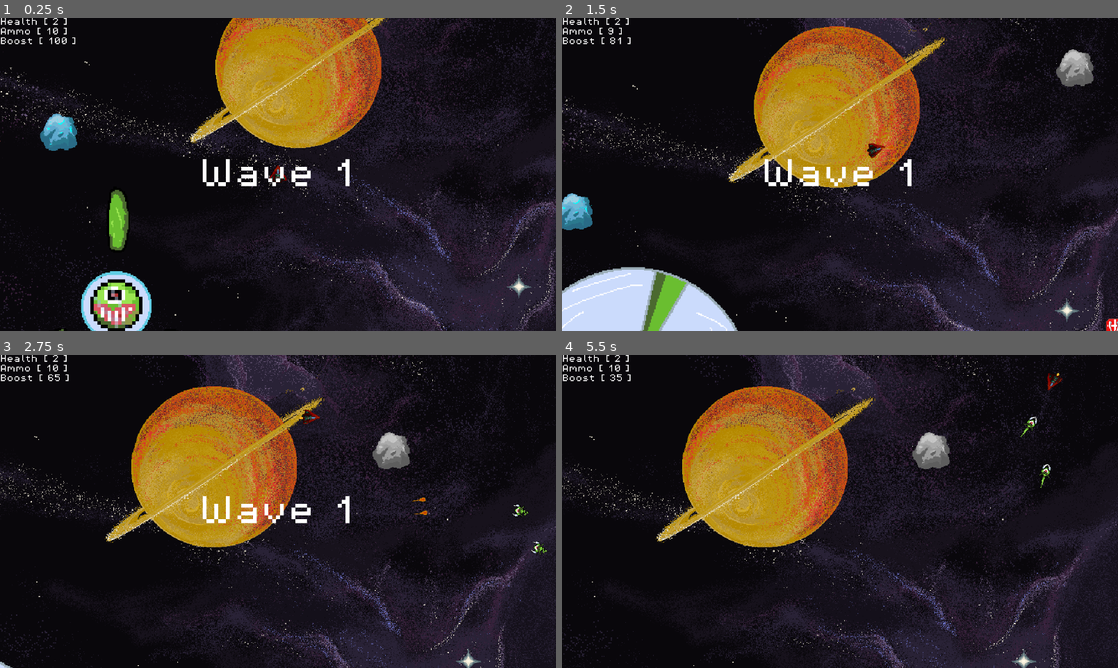
Above: before the commit, frames 1-4 (two rows, left to right).
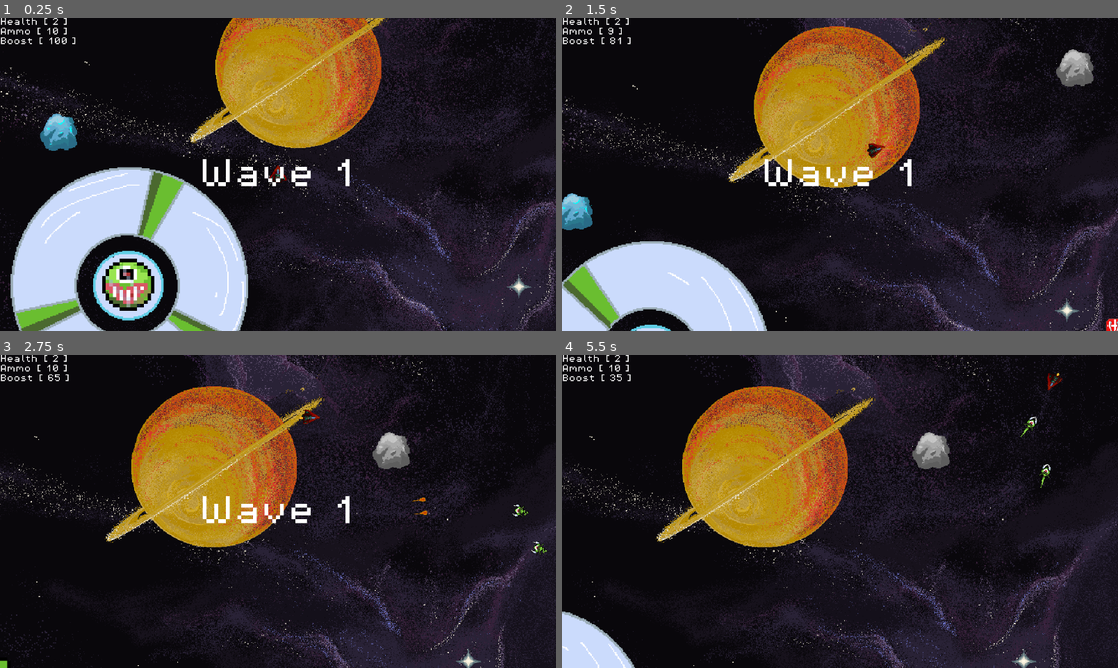
Above: after the commit, the same moments.

Repository: rylanharwood2/Adrift
Game: Godot game, scene res://scenes/game.tscn
Two runs of this game, one before a commit and one after it. Both use one fixed random seed, a clock stepped at 60 frames per second and the inputs below.
Inputs:
- Up to frame 1 (0.25 s): no input
- Up to frame 2 (1.5 s): hold D (move_right) 0.53-1.28 s; hold Alt (boost) 0.53-1.28 s; hold Left (move_left) from 1.28 s (still down); tap Space (shoot) at 1.35 s
- Up to frame 3 (2.75 s): release Left (move_left) at 2.03 s; hold D (move_right) from 2.03 s (still down); hold Alt (boost) from 2.03 s (still down)
- Up to frame 4 (5.5 s): release D (move_right) at 2.78 s; release Alt (boost) at 2.78 s; hold W (move_up) 2.78-3.53 s; tap Space (shoot) at 2.85, 4.35 s; hold Alt (boost) 3.53-4.28 s; hold Left (move_left) from 3.53 s (still down); hold Alt (boost) from 5.03 s (still down)

The runs differ from the first frame. In frame 1, 17% of the frame differs, in the area x 1-45%, y 47-100%; in frame 2, 6.0%; in frame 3, less than 0.1%; in frame 4, 1.6%.

Commit message:
adding boss hitboxes and movement

Diff:
--- a/scenes/game.tscn
+++ b/scenes/game.tscn
@@ -132,7 +132,7 @@
 [node name="gray_asteroid" parent="." instance=ExtResource("9_bkh4i")]
 position = Vector2(486, -321)
 
-[node name="Node2D" parent="." instance=ExtResource("13_kvuet")]
-position = Vector2(-288, 206)
+[node name="helheim" parent="." instance=ExtResource("13_kvuet")]
+position = Vector2(-270, 172)
 
 [connection signal="start_game" from="HUD" to="." method="new_game"]
--- /dev/null
+++ b/scenes/helheim_king_of_slime.gd
@@ -0,0 +1,25 @@
+extends CharacterBody2D
+
+signal bam
+
+const MOVE_SPEED : int = 750
+const SPIN_SPEED : int = 300
+#@onready var target = get_tree().current_scene.get_node("Player")
+
+# Called when the node enters the scene tree for the first time.
+func _ready() -> void:
+	bam.emit()
+
+
+# Called every frame. 'delta' is the elapsed time since the previous frame.
+func _process(delta: float) -> void:
+	var direction = (%Player.position-position).normalized()
+	#if (%Player.distance_to() < 50):    # if close attack and slow
+	#	print("si")						# if far idle/move and 2.5x? speed
+	# if you wanna be really cool start a timer as long as the player is not
+	# within a raduius and only if they leave it for x time he switches to
+	# move mode or vice versa
+	velocity = direction * MOVE_SPEED * delta
+
+
+	move_and_slide()
--- a/scenes/helheim_king_of_slime.tscn
+++ b/scenes/helheim_king_of_slime.tscn
@@ -1,6 +1,7 @@
-[gd_scene load_steps=21 format=3 uid="uid://bgr8mv6xl4dam"]
+[gd_scene load_steps=25 format=3 uid="uid://bgr8mv6xl4dam"]
 
 [ext_resource type="Texture2D" uid="uid://df5p2u5s4ccp5" path="res://assets/sprites/enemies/FinalBossAttackSpin.png" id="1_us061"]
+[ext_resource type="Script" uid="uid://bsglw5opydy3e" path="res://scenes/helheim_king_of_slime.gd" id="1_xp4uy"]
 
 [sub_resource type="AtlasTexture" id="AtlasTexture_xp4uy"]
 atlas = ExtResource("1_us061")
@@ -136,7 +137,14 @@
 "speed": 9.0
 }]
 
-[node name="Node2D" type="CharacterBody2D"]
+[sub_resource type="CircleShape2D" id="CircleShape2D_xp4uy"]
+
+[sub_resource type="CircleShape2D" id="CircleShape2D_us061"]
+
+[sub_resource type="CircleShape2D" id="CircleShape2D_dyj1q"]
+
+[node name="helheim" type="CharacterBody2D"]
+script = ExtResource("1_xp4uy")
 
 [node name="AnimatedSprite2D" type="AnimatedSprite2D" parent="."]
 position = Vector2(0, -1)
@@ -144,8 +152,24 @@
 sprite_frames = SubResource("SpriteFrames_7bdla")
 animation = &"spin attack"
 autoplay = "spin attack"
-frame_progress = 0.726055
+frame = 11
+frame_progress = 0.934268
 
-[node name="Area2D" type="Area2D" parent="."]
+[node name="spin_hitbox" type="Area2D" parent="."]
 
-[node name="CollisionShape2D" type="CollisionShape2D" parent="Area2D"]
+[node name="spin_shape" type="CollisionShape2D" parent="spin_hitbox"]
+position = Vector2(12, 23)
+scale = Vector2(20, 20)
+shape = SubResource("CircleShape2D_xp4uy")
+
+[node name="body_shape" type="CollisionShape2D" parent="."]
+position = Vector2(9, 20)
+scale = Vector2(6, 6)
+shape = SubResource("CircleShape2D_us061")
+
+[node name="body_hitbox" type="Area2D" parent="."]
+
+[node name="body_hitbox_shape" type="CollisionShape2D" parent="body_hitbox"]
+position = Vector2(9, 21)
+scale = Vector2(6, 6)
+shape = SubResource("CircleShape2D_dyj1q")
--- a/scripts/big_bad_dude.gd
+++ /dev/null
@@ -1,19 +0,0 @@
-extends CharacterBody2D
-
-signal bam
-
-const SPEED : int = 500
-@onready var target = get_tree().current_scene.get_node("Player")
-
-# Called when the node enters the scene tree for the first time.
-func _ready() -> void:
-	bam.emit()
-
-
-# Called every frame. 'delta' is the elapsed time since the previous frame.
-func _process(delta: float) -> void:
-	var direction = (target.position-position).normalized()
-	velocity = direction * SPEED * delta
-
-
-	move_and_slide()
--- a/scripts/health_pack.gd
+++ b/scripts/health_pack.gd
@@ -1,5 +1,6 @@
 extends CollisionShape2D
 @onready var collision_shape_2d: CollisionShape2D = $"."
+
 
 
 # Called when the node enters the scene tree for the first time.
Not shown, added: scenes/helheim_king_of_slime.gd.uid
Not shown, removed: scripts/big_bad_dude.gd.uid
